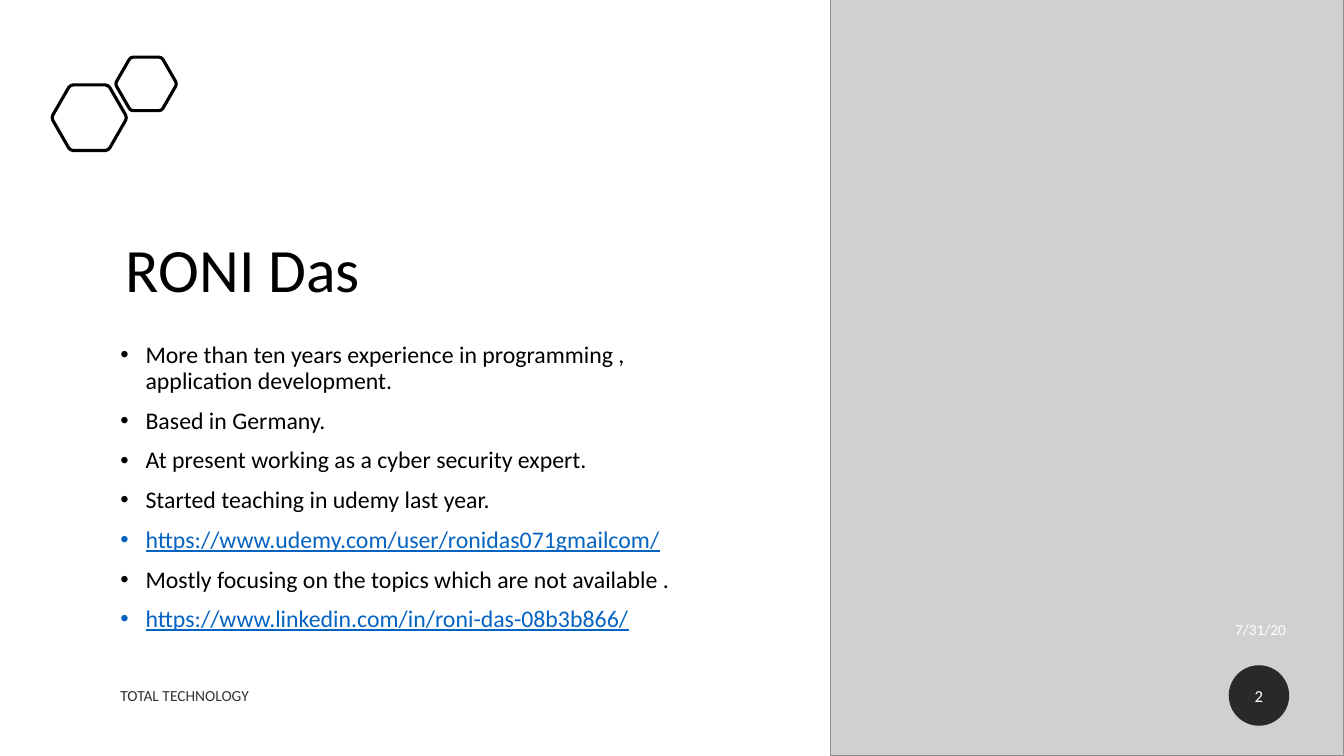
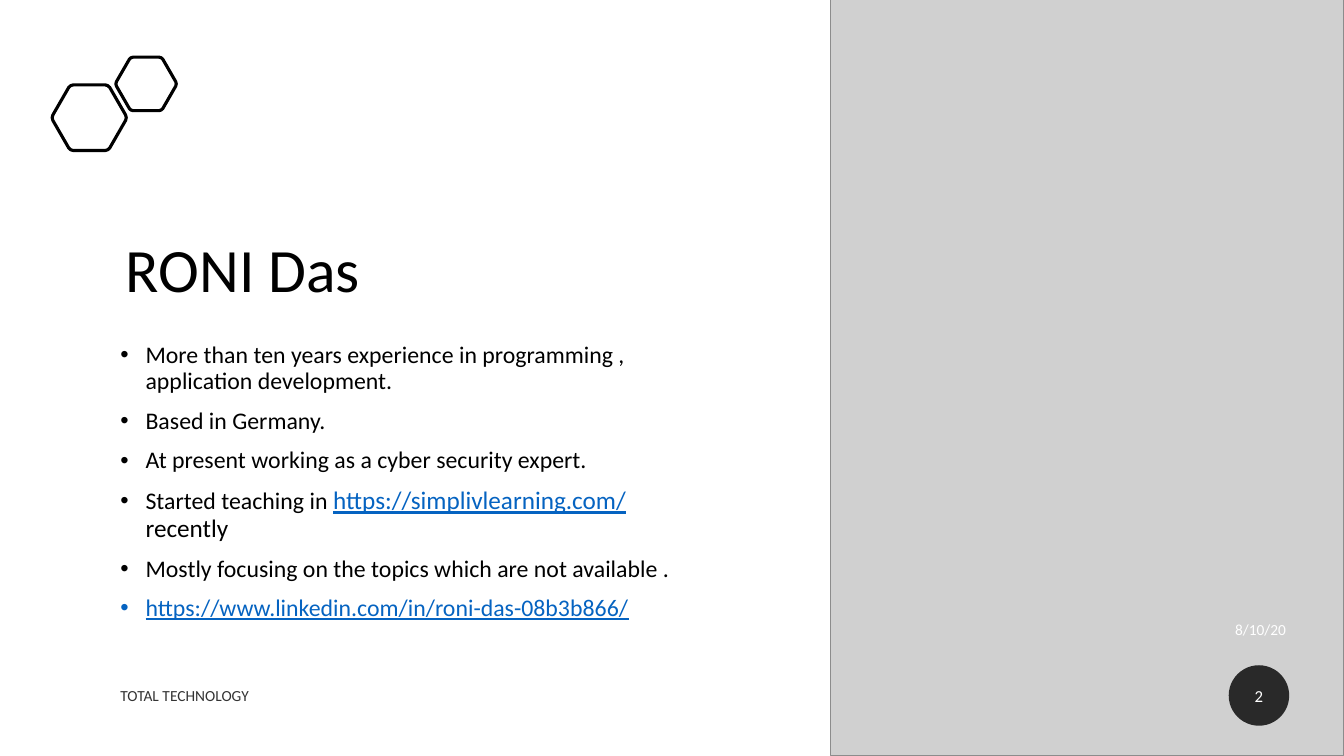
Before and after one commit to ronidas39/awsboto3, a slide deck: slide 2 of AWS_Automation_Tutorial_Intro.pptx. Drawn at 1344x756 pixels with LibreOffice and Linux fonts; fonts in the diff are those of the drawing; grey boxes stand for pictures. Boxes give left, top, right and bottom in pixels: in the first picture for what was removed or moved away, otherwise in the second. Text is boxed around its words. In the diff, an @@ line names an element or a change of style, - is before the commit and + after.

```diff
--- a/AWS_Automation_Tutorial_Intro.pptx
+++ b/AWS_Automation_Tutorial_Intro.pptx
@@ text at <box>146,491,626,541</box>: text changed; size 17 to 18 pt @@
-• Started teaching in udemy last year.
-• https://www.udemy.com/user/ronidas071gmailcom/
+• Started teaching in https://simplivlearning.com/ recently
@@ text at <box>1235,625,1286,635</box>: text changed @@
-7/31/20
+8/10/20
```
Also in this commit, not shown: 3 other slides changed, 1 slide added, 5 other files.
